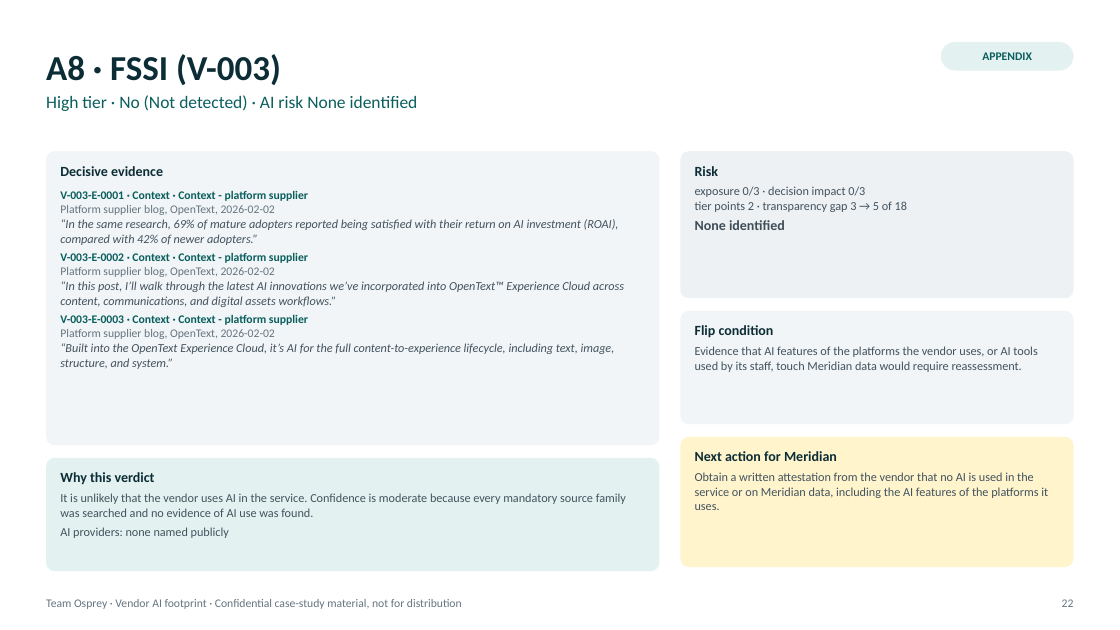
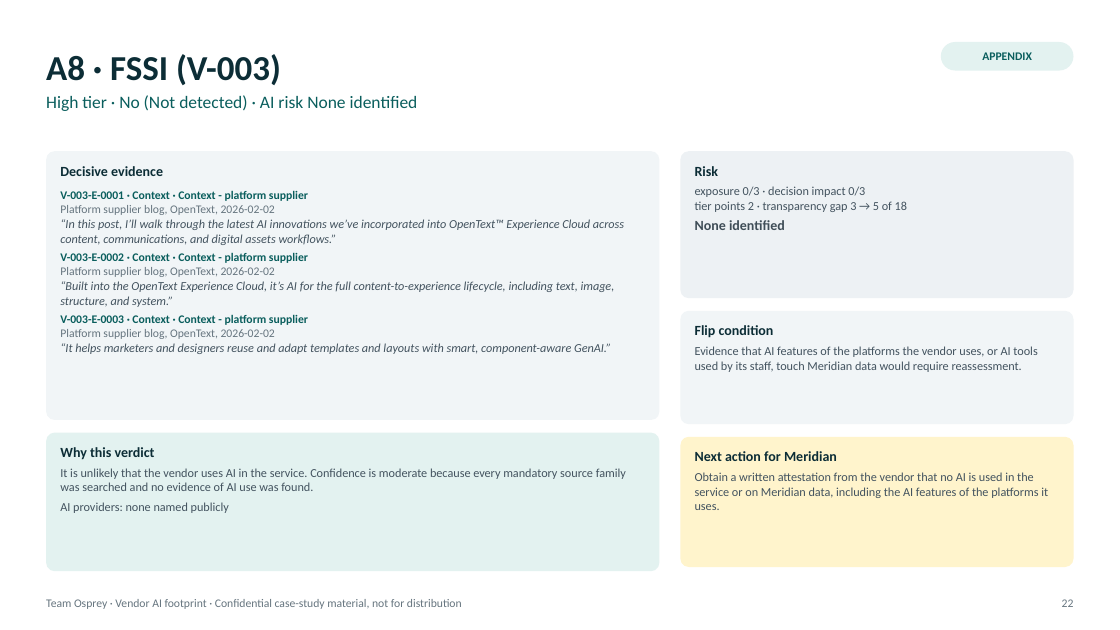
Before and after one commit to rakshit-737/vendor-ai-footprint, a slide deck: slide 22 of submission/Team_Osprey_Vendor_AI_Footprint.pptx. Drawn at 1120x630 pixels with LibreOffice and Linux fonts; fonts in the diff are those of the drawing. Boxes give left, top, right and bottom in pixels: in the first picture for what was removed or moved away, otherwise in the second. Text is boxed around its words. In the diff, an @@ line names an element or a change of style, - is before the commit and + after.

```diff
--- a/submission/Team_Osprey_Vendor_AI_Footprint.pptx
+++ b/submission/Team_Osprey_Vendor_AI_Footprint.pptx
@@ rounded rectangle "Decisive evidence" at box(46, 151, 660, 420): proportions changed @@
@@ rounded rectangle "Decisive evidence": place and size @@
-rounded rectangle "Decisive evidence" at box(46, 151, 660, 445)
+rounded rectangle "Decisive evidence" at box(46, 151, 660, 420)
@@ text in rounded rectangle at box(60, 219, 624, 245): text changed @@
-“In the same research, 69% of mature adopters reported being satisfied with their return on AI investment (ROAI), compared with 42% of newer adopters.”
+“In this post, I’ll walk through the latest AI innovations we’ve incorporated into OpenText™ Experience Cloud across content, communications, and digital assets workflows.”
@@ text in rounded rectangle at box(60, 281, 615, 307): text changed @@
-“In this post, I’ll walk through the latest AI innovations we’ve incorporated into OpenText™ Experience Cloud across content, communications, and digital assets workflows.”
+“Built into the OpenText Experience Cloud, it’s AI for the full content-to-experience lifecycle, including text, image, structure, and system.”
@@ text in rounded rectangle at box(60, 343, 611, 354): text changed @@
-“Built into the OpenText Experience Cloud, it’s AI for the full content-to-experience lifecycle, including text, image, structure, and system.”
+“It helps marketers and designers reuse and adapt templates and layouts with smart, component-aware GenAI.”
@@ rounded rectangle "Why this verdict": place and size @@
-rounded rectangle "Why this verdict" at box(46, 458, 660, 571)
+rounded rectangle "Why this verdict" at box(46, 433, 660, 571)
@@ rounded rectangle "Why this verdict" at box(46, 433, 660, 571): proportions changed @@
```
Also in this commit, not shown: 12 other slides changed.
